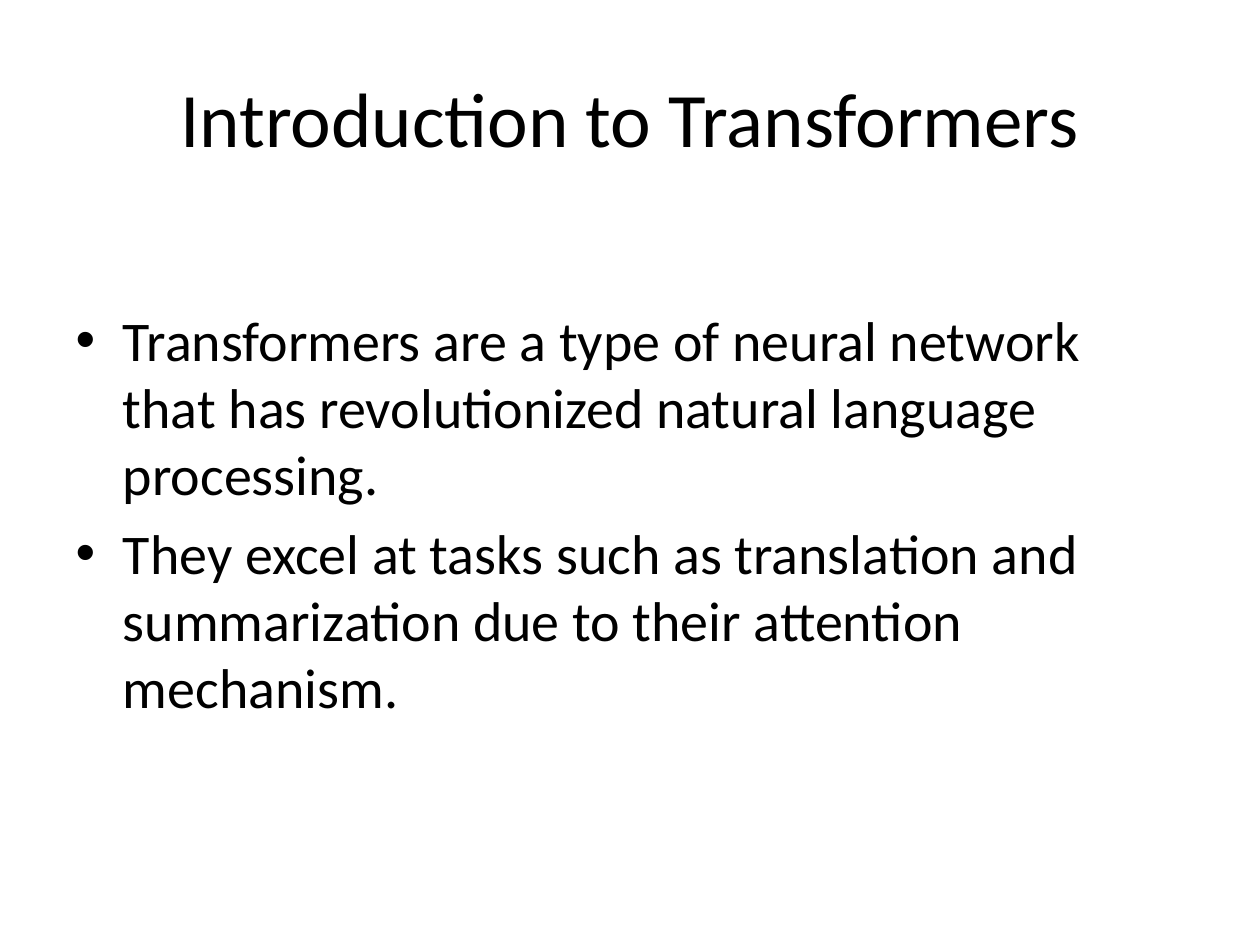
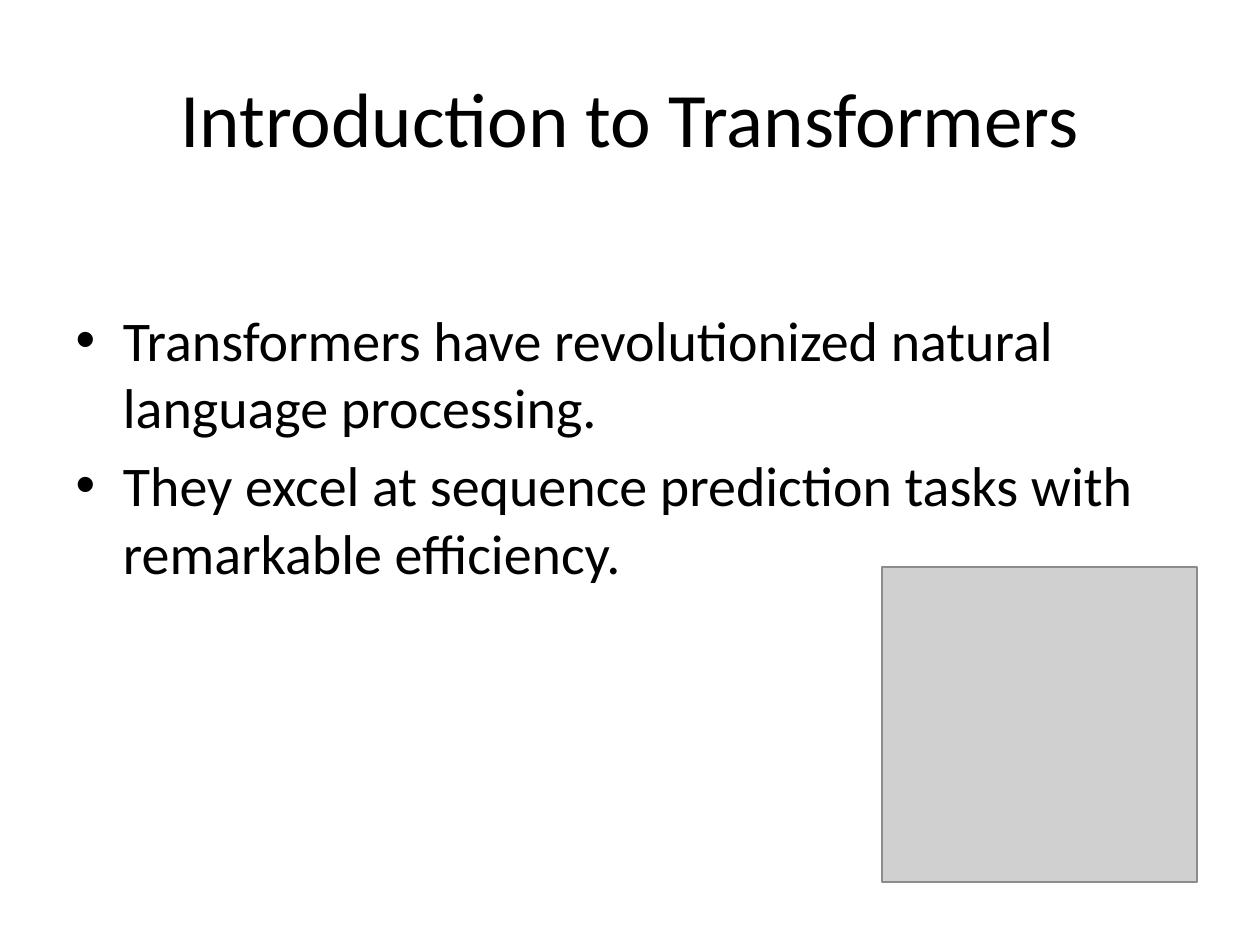
Before and after one commit to Kietnehi/AI-AGENT, a slide deck: slide 2 of backend/slides/presentation_generate_slide_for_explain_arc.pptx. Drawn at 1260x945 pixels with LibreOffice and Linux fonts; fonts in the diff are those of the drawing; grey boxes stand for pictures. Boxes give left, top, right and bottom in pixels: in the first picture for what was removed or moved away, otherwise in the second. Text is boxed around its words. In the diff, an @@ line names an element or a change of style, - is before the commit and + after.

```diff
--- a/backend/slides/presentation_generate_slide_for_explain_arc.pptx
+++ b/backend/slides/presentation_generate_slide_for_explain_arc.pptx
@@ text at (x1=123, y1=322, x2=1132, y2=583): text changed @@
-• Transformers are a type of neural network that has revolutionized natural language processing.
-• They excel at tasks such as translation and summarization due to their attention mechanism.
+• Transformers have revolutionized natural language processing.
+• They excel at sequence prediction tasks with remarkable efficiency.
@@ picture added at (x1=882, y1=567, x2=1197, y2=882) @@
```
Also in this commit, not shown: 2 other slides changed, 3 slides added, 3 slides removed, 3 other files.
